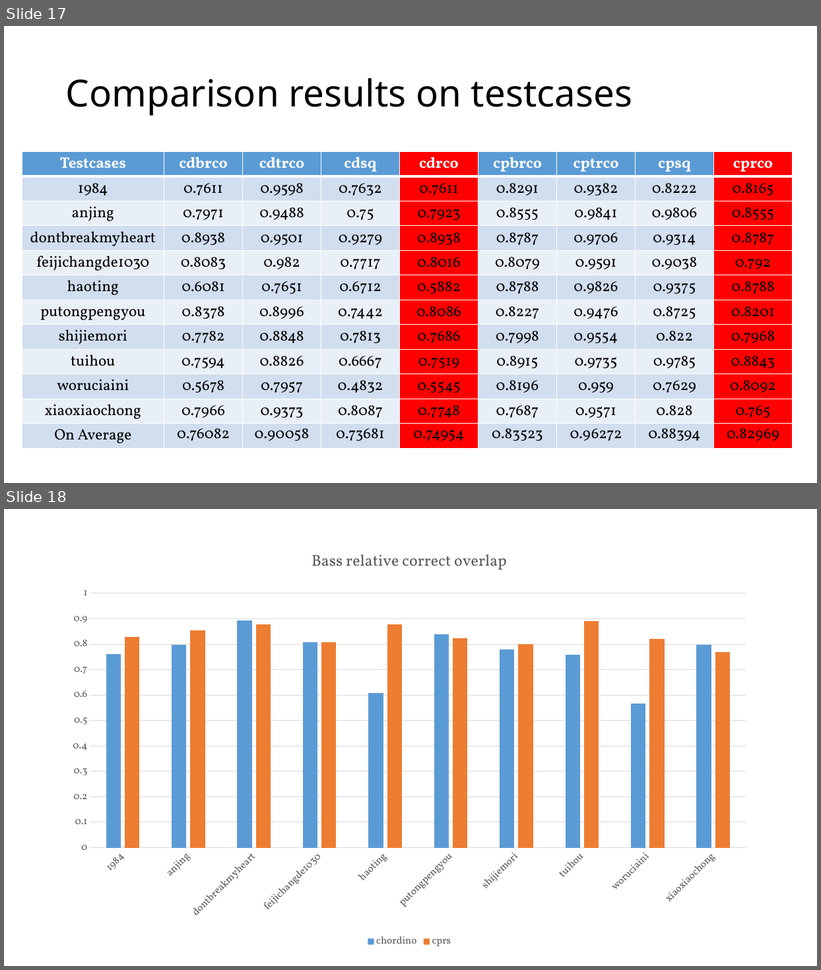
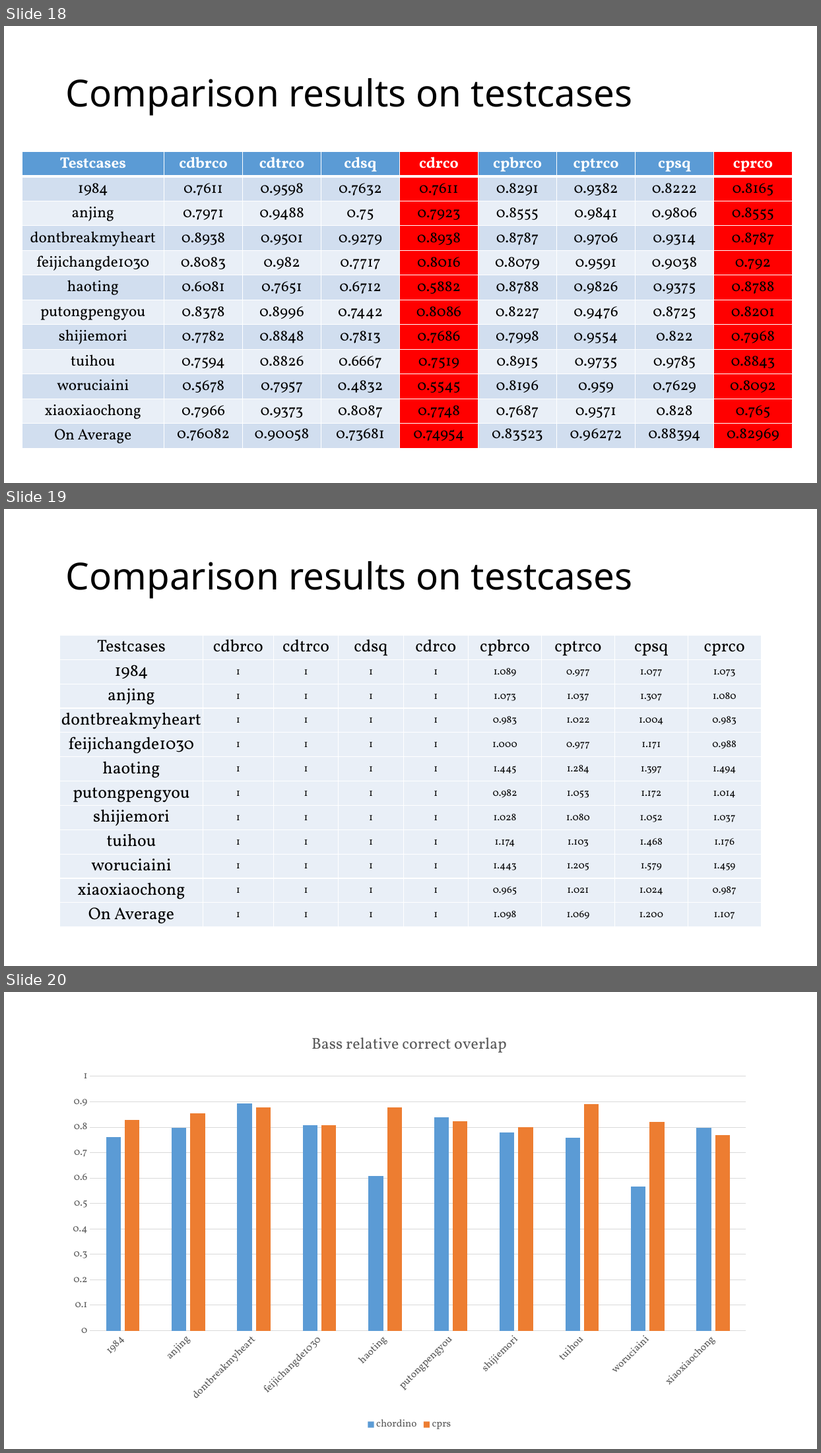
Before and after one commit to tangkk/ChordListener, a slide deck: res/cprsc-0.1.pptx. Shown one above the other, each under a label of ours: slides 17 and 18 before the commit, slides 18, 19 and 20 after it. The pictures are 821x970 and 821x1453 pixels, drawn with LibreOffice and Linux fonts; fonts in the diff are those of the drawing. Boxes give left, top, right and bottom in pixels: in the first picture for what was removed or moved away, otherwise in the second. Text is boxed around its words. In the diff, an @@ line names an element or a change of style, - is before the commit and + after.

```diff
--- a/res/cprsc-0.1.pptx
+++ b/res/cprsc-0.1.pptx
@@ slide 19 added at (x1=4, y1=509, x2=817, y2=966), background #FFFFFF @@
@@ title added at (x1=66, y1=561, x2=632, y2=599), 44 pt, text #000000 @@
+Comparison results on testcases
@@ table added at (x1=60, y1=635, x2=762, y2=927), 12 rows, 9 columns @@
+Testcases | cdbrco | cdtrco | cdsq | cdrco | cpbrco | cptrco | cpsq | cprco
+1984 | 1 | 1 | 1 | 1 | 1.089 | 0.977 | 1.077 | 1.073
+anjing | 1 | 1 | 1 | 1 | 1.073 | 1.037 | 1.307 | 1.080
+dontbreakmyheart | 1 | 1 | 1 | 1 | 0.983 | 1.022 | 1.004 | 0.983
+feijichangde1030 | 1 | 1 | 1 | 1 | 1.000 | 0.977 | 1.171 | 0.988
+haoting | 1 | 1 | 1 | 1 | 1.445 | 1.284 | 1.397 | 1.494
+putongpengyou | 1 | 1 | 1 | 1 | 0.982 | 1.053 | 1.172 | 1.014
+shijiemori | 1 | 1 | 1 | 1 | 1.028 | 1.080 | 1.052 | 1.037
+tuihou | 1 | 1 | 1 | 1 | 1.174 | 1.103 | 1.468 | 1.176
+woruciaini | 1 | 1 | 1 | 1 | 1.443 | 1.205 | 1.579 | 1.459
+xiaoxiaochong | 1 | 1 | 1 | 1 | 0.965 | 1.021 | 1.024 | 0.987
+On Average | 1 | 1 | 1 | 1 | 1.098 | 1.069 | 1.200 | 1.107
@@ what was slide 17 is now slide 18 @@
@@ what was slide 18 is now slide 20 @@
```
Also in this commit, not shown: 5 slides changed, 1 other slide added, 4 other files.
